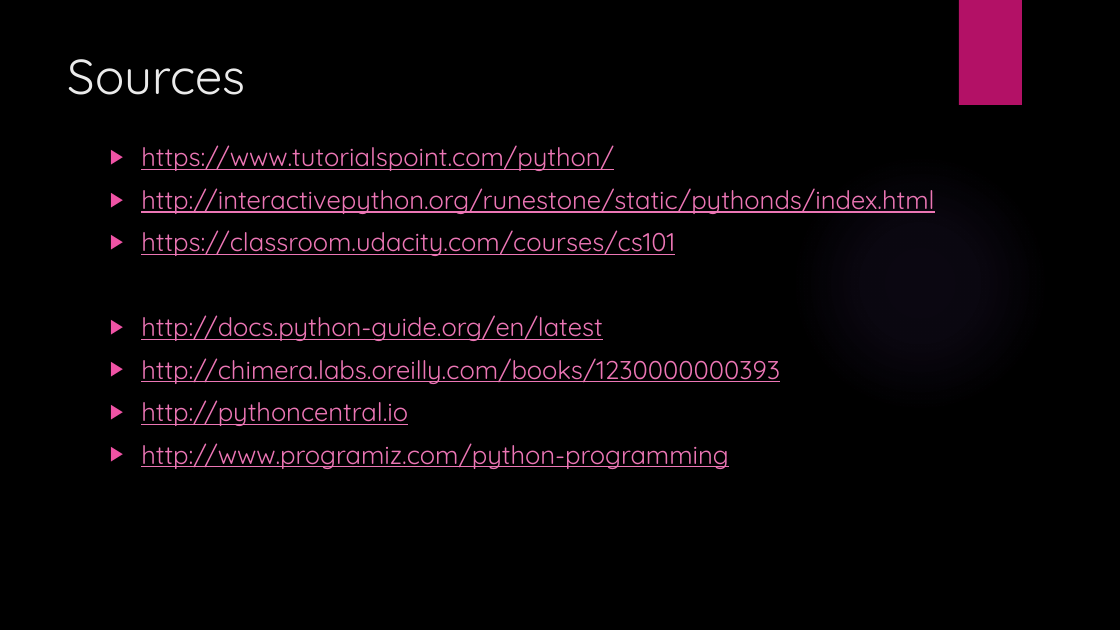
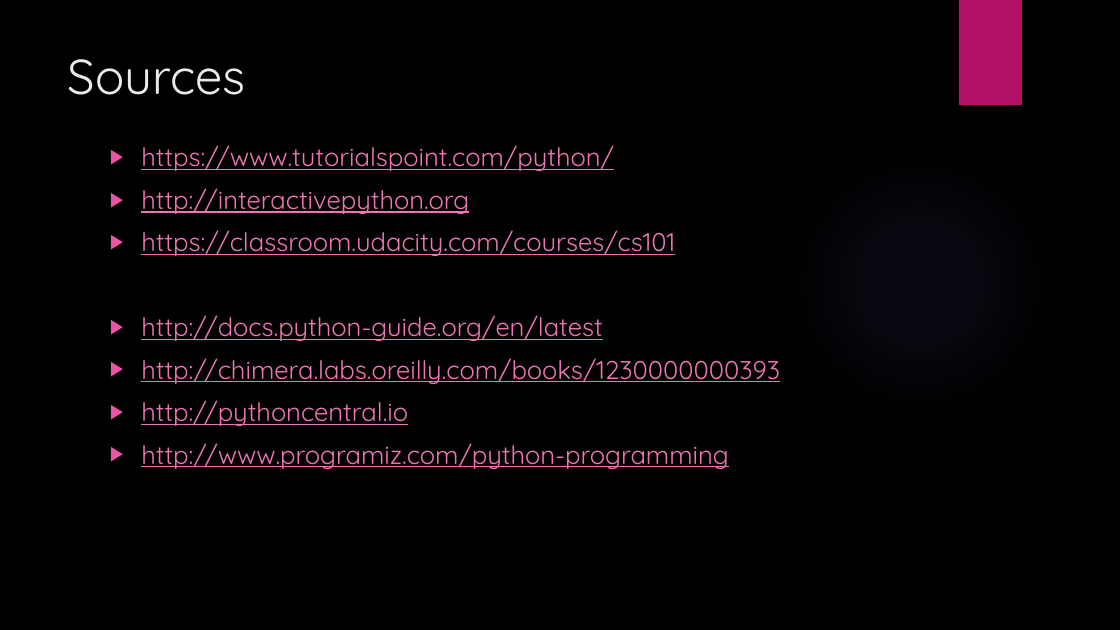
Before and after one commit to camisatx/IntroToPython-Fall-2016, a slide deck: slide 32 of Powerpoints/Intro to Python_ 1.pptx. Drawn at 1120x630 pixels with LibreOffice and Linux fonts; fonts in the diff are those of the drawing; background and template pictures are left out. Boxes give left, top, right and bottom in pixels: in the first picture for what was removed or moved away, otherwise in the second. Text is boxed around its words. In the diff, an @@ line names an element or a change of style, - is before the commit and + after.

Commit message:
Update lesson 1 powerpoint

```diff
--- a/Powerpoints/Intro to Python_ 1.pptx
+++ b/Powerpoints/Intro to Python_ 1.pptx
@@ text at (141,188,469,214): text changed @@
-▶ http://interactivepython.org/runestone/static/pythonds/index.html
+▶ http://interactivepython.org
```
